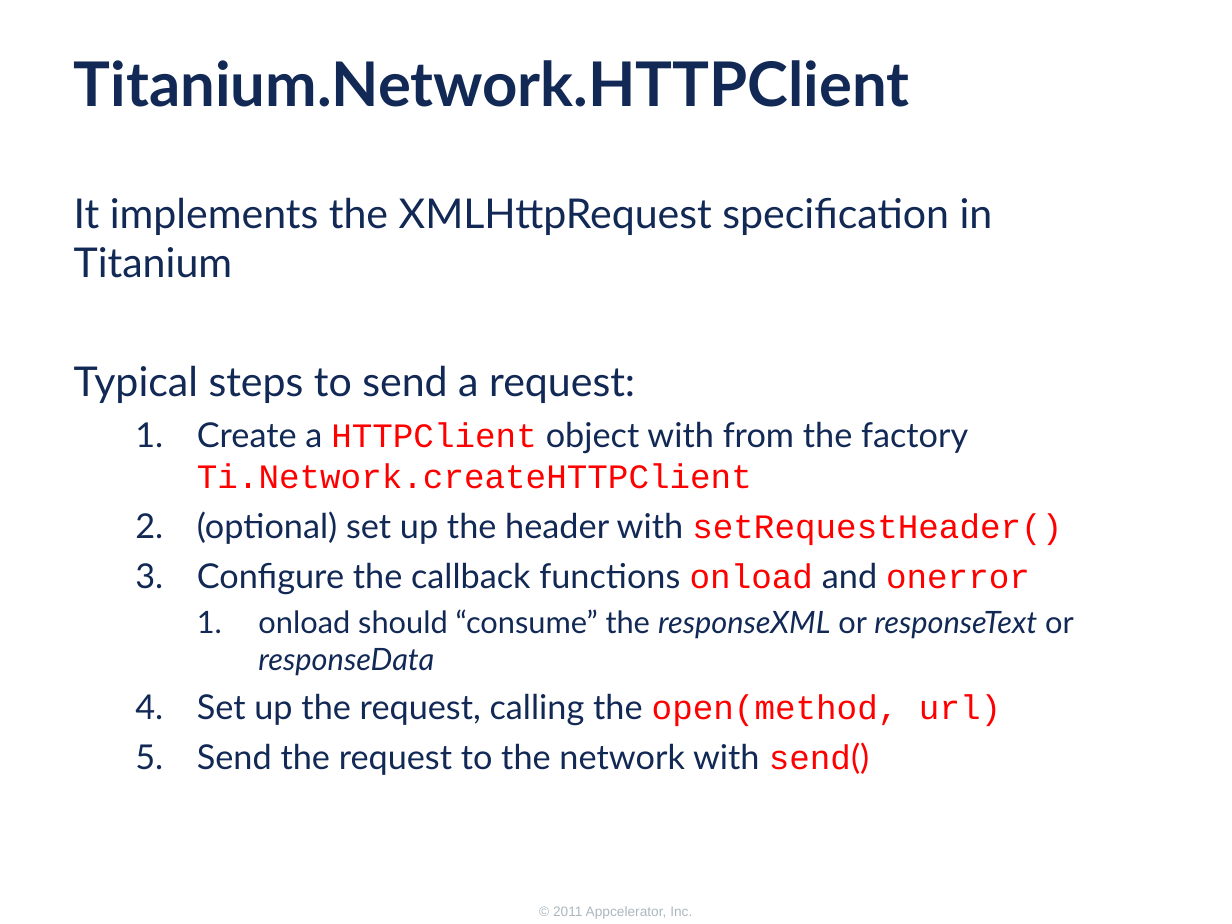
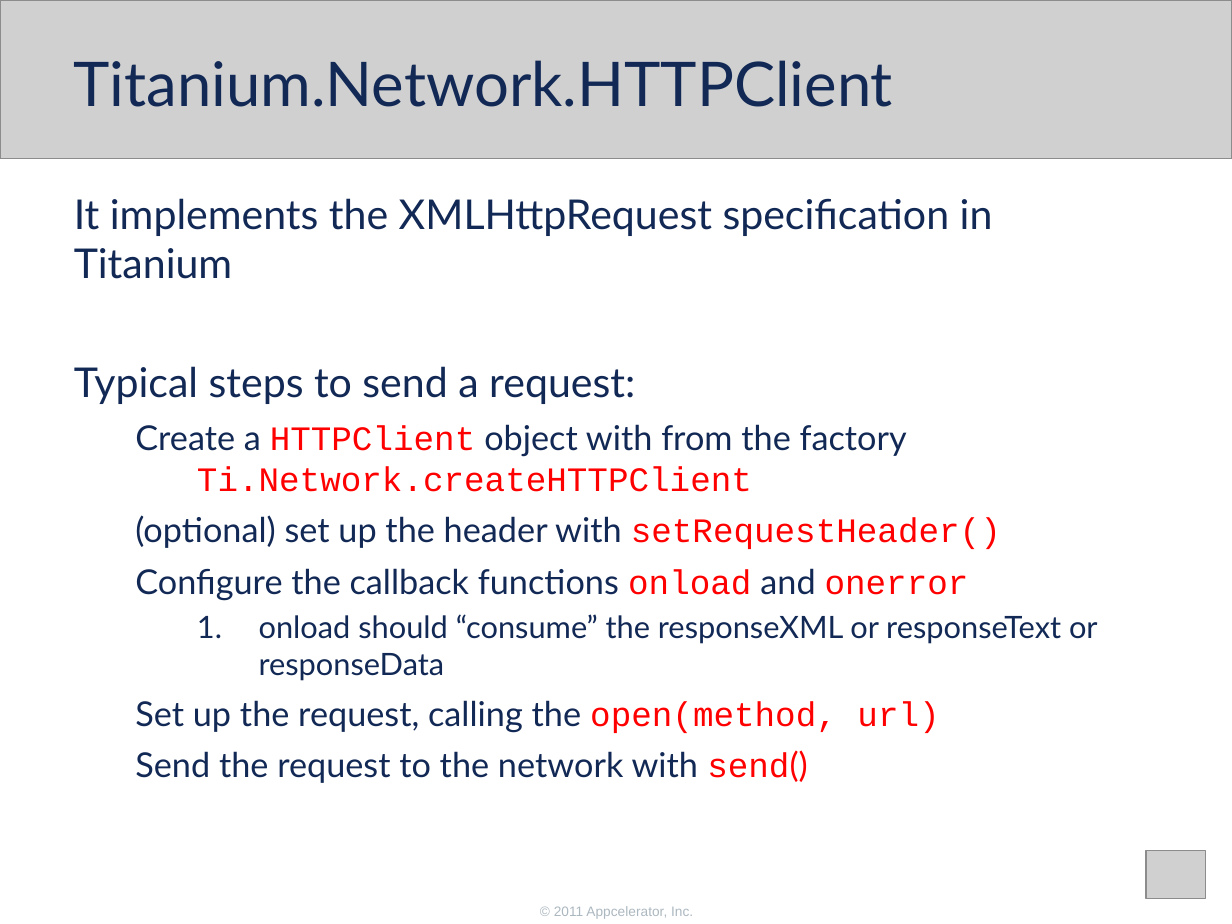
Before and after one commit to appcelerator-training-archive/tcad_certification, a slide deck: slide 5 of 260/260 Working with remote data.ppt. Drawn at 1232x924 pixels with LibreOffice and Linux fonts; fonts in the diff are those of the drawing; grey boxes stand for pictures; background and template pictures are left out. Boxes give left, top, right and bottom in pixels: in the first picture for what was removed or moved away, otherwise in the second. Text is boxed around its words. In the diff, an @@ line names an element or a change of style, - is before the commit and + after.

```diff
--- a/260/260 Working with remote data.ppt
+++ b/260/260 Working with remote data.ppt
@@ picture added at bbox=[0, 0, 1232, 159] @@
@@ title "Titanium.Network.HTTPClient" at bbox=[74, 60, 893, 107]: bold off; indent changed @@
@@ text "It implements the XMLHttpRequest specification ..." at bbox=[74, 198, 1098, 783]: italic off in "responseXML responseText responseData"; indent changed; bullet 1. to none; more space between paragraphs @@
@@ picture added at bbox=[1146, 850, 1205, 898] @@
@@ text removed at bbox=[553, 906, 692, 919] @@
-© 2011 Appcelerator, Inc.
@@ text added at bbox=[554, 906, 693, 919], 8 pt, text #ACB8C0 @@
+© 2011 Appcelerator, Inc.
```
Also in this commit, not shown: 14 other slides changed, 2 slides added, 2 slides removed, 13 other files.
